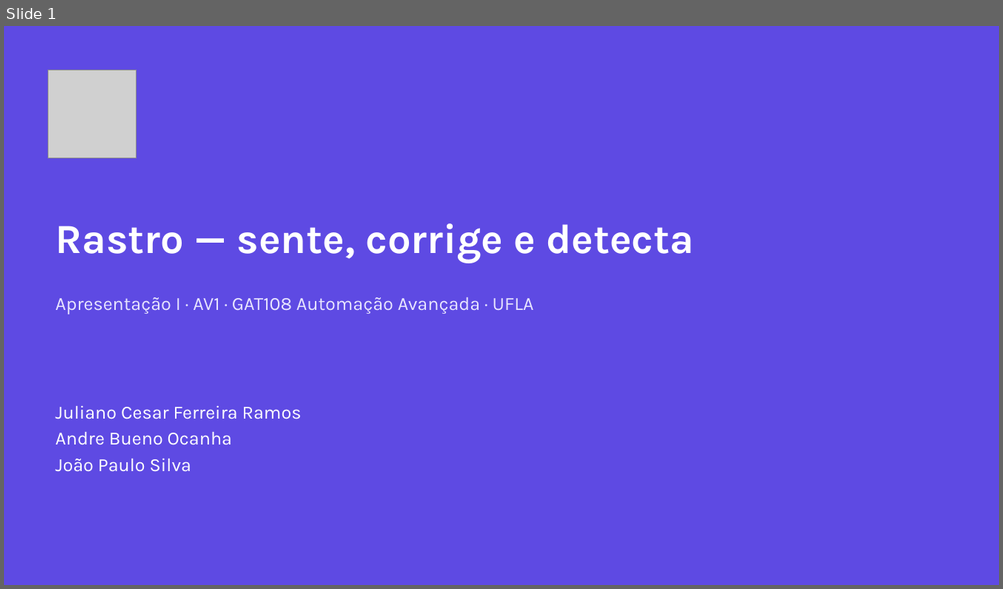
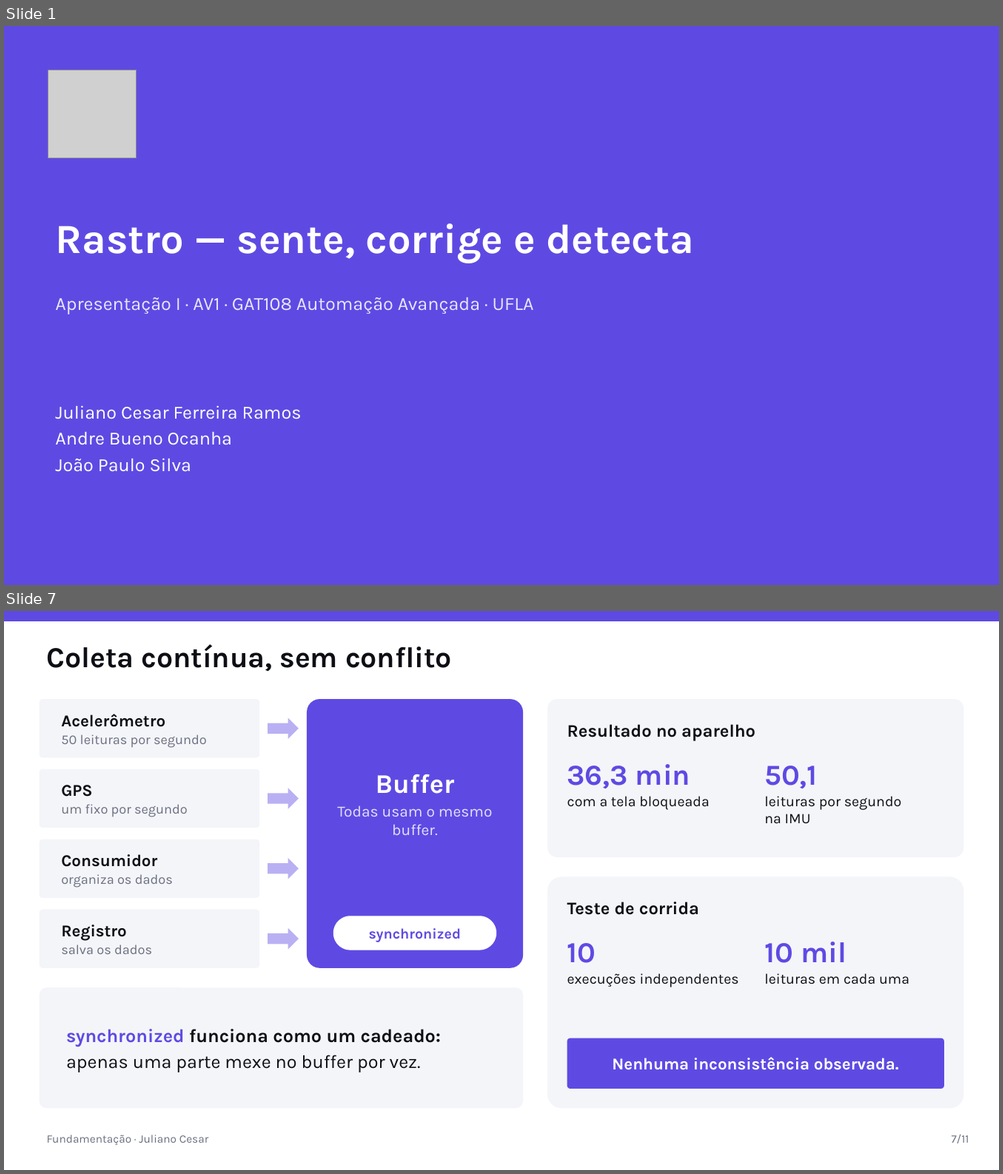
Before and after one commit to AlphaFNTZ/rastro, a slide deck: docs/presentations/apresentacao_I_AV1.pptx. Shown one above the other, each under a label of ours: slide 1 before the commit, slides 1 and 7 after it; the slides between them are not shown. The pictures are 1003x589 and 1003x1174 pixels, drawn with LibreOffice and Linux fonts; fonts in the diff are those of the drawing; grey boxes stand for pictures. Boxes give left, top, right and bottom in pixels: in the first picture for what was removed or moved away, otherwise in the second. Text is boxed around its words. In the diff, an @@ line names an element or a change of style, - is before the commit and + after.

```diff
--- a/docs/presentations/apresentacao_I_AV1.pptx
+++ b/docs/presentations/apresentacao_I_AV1.pptx
@@ slide 7 added at (4, 611, 999, 1170), background #FFFFFF @@
@@ rectangle added at (4, 611, 999, 621), fill #5E4AE3 @@
@@ text added at (47, 644, 452, 671), 28 pt, text #0D0F14, bold @@
+Coleta contínua, sem conflito
@@ rounded rectangle added at (39, 699, 259, 758), fill #F4F5F9 @@
@@ rounded rectangle added at (307, 699, 523, 968), fill #5E4AE3 @@
@@ rounded rectangle added at (547, 699, 964, 857), fill #F4F5F9 @@
@@ text added at (61, 714, 207, 748), 13 pt, text #6B6F80 @@
+Acelerômetro
+50 leituras por segundo
@@ right arrow added at (267, 718, 299, 738), fill #B9B0F4 @@
@@ text added at (567, 724, 755, 741), 17 pt, text #0D0F14, bold @@
+Resultado no aparelho
@@ text added at (567, 764, 708, 810), 14 pt, text #0D0F14 @@
+36,3 min
+com a tela bloqueada
@@ text added at (764, 766, 901, 824), 14 pt, text #0D0F14 @@
+50,1
+leituras por segundo na IMU
@@ rounded rectangle added at (39, 769, 259, 828), fill #F4F5F9 @@
@@ text added at (61, 785, 188, 817), 13 pt, text #6B6F80 @@
+GPS
+um fixo por segundo
@@ right arrow added at (267, 788, 299, 809), fill #B9B0F4 @@
@@ text added at (337, 775, 492, 835), 15 pt, text #E4E0FB @@
+Buffer
+Todas usam o mesmo buffer.
@@ rounded rectangle added at (39, 840, 259, 898), fill #F4F5F9 @@
@@ text added at (61, 854, 173, 888), 13 pt, text #6B6F80 @@
+Consumidor
+organiza os dados
@@ right arrow added at (267, 858, 299, 879), fill #B9B0F4 @@
@@ rounded rectangle added at (547, 877, 964, 1110), fill #F4F5F9 @@
@@ rounded rectangle added at (39, 909, 259, 968), fill #F4F5F9 @@
@@ rounded rectangle added at (333, 916, 496, 951), fill #FFFFFF, 14 pt, text #5E4AE3, bold @@
+synchronized
@@ text added at (567, 902, 699, 915), 17 pt, text #0D0F14, bold @@
+Teste de corrida
@@ text added at (61, 925, 152, 954), 13 pt, text #6B6F80 @@
+Registro
+salva os dados
@@ right arrow added at (267, 928, 299, 949), fill #B9B0F4 @@
@@ text added at (567, 943, 739, 988), 14 pt, text #0D0F14 @@
+10
+execuções independentes
@@ text added at (764, 942, 909, 985), 14 pt, text #0D0F14 @@
+10 mil
+leituras em cada uma
@@ rounded rectangle added at (39, 988, 523, 1109), fill #F4F5F9 @@
@@ text added at (66, 1029, 441, 1073), 18 pt, text #0D0F14, bold @@
+synchronized funciona como um cadeado:
+apenas uma parte mexe no buffer por vez.
@@ rounded rectangle added at (567, 1039, 944, 1089), fill #5E4AE3, 16 pt, text #FFFFFF, bold @@
+Nenhuma inconsistência observada.
@@ text added at (47, 1135, 209, 1145), 11 pt, text #6B6F80 @@
+Fundamentação · Juliano Cesar
@@ text added at (951, 1135, 969, 1144), 11 pt, text #6B6F80 @@
+7/11
```
Also in this commit, not shown: 7 slides changed, 2 other slides added, 3 slides removed, 1 other file.
